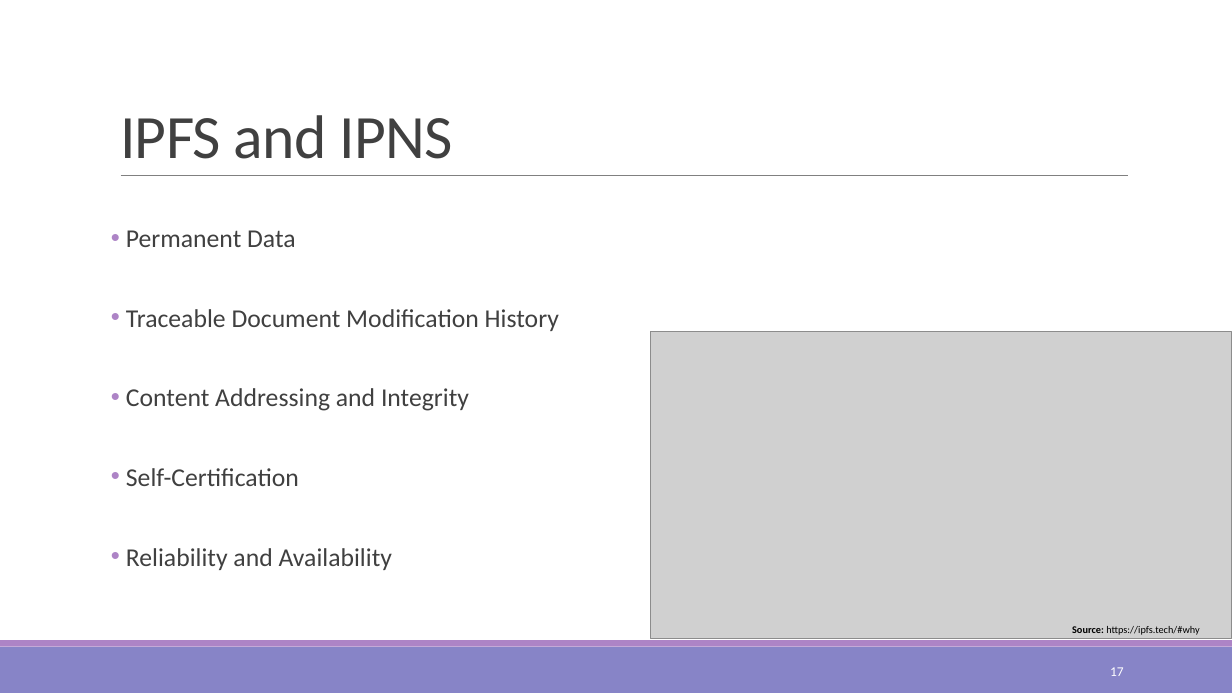
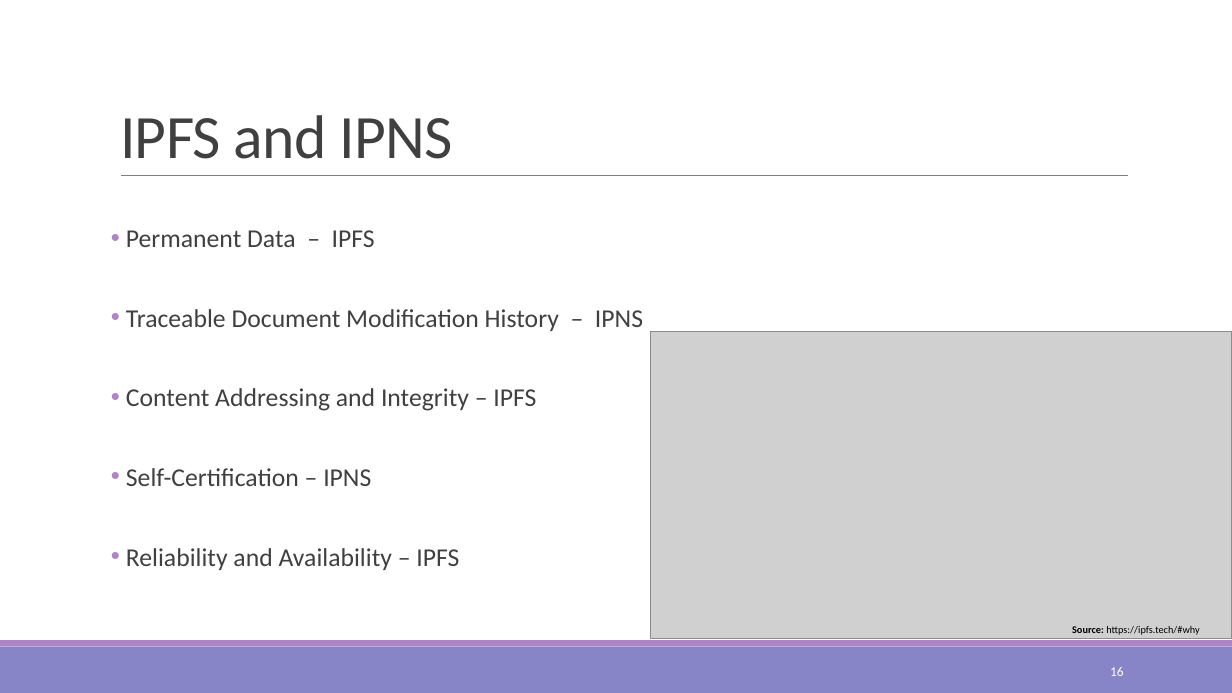
Before and after one commit to kuromasama/Paper, a slide deck: slide 16 of 澤洋 口試.pptx (slide 17 before the commit). Drawn at 1232x693 pixels with LibreOffice and Linux fonts; fonts in the diff are those of the drawing; grey boxes stand for pictures. Boxes give left, top, right and bottom in pixels: in the first picture for what was removed or moved away, otherwise in the second. Text is boxed around its words. In the diff, an @@ line names an element or a change of style, - is before the commit and + after.

```diff
--- a/澤洋 口試.pptx
+++ b/澤洋 口試.pptx
@@ text at box(126, 230, 643, 570): text changed @@
-• Permanent Data
-• Traceable Document Modification History
-• Content Addressing and Integrity
-• Self-Certification
-• Reliability and Availability
+• Permanent Data – IPFS
+• Traceable Document Modification History – IPNS
+• Content Addressing and Integrity – IPFS
+• Self-Certification – IPNS
+• Reliability and Availability – IPFS
@@ page number at box(1110, 667, 1124, 676): text changed @@
-17
+16
```
Also in this commit, not shown: 6 other slides changed, 1 slide removed.
